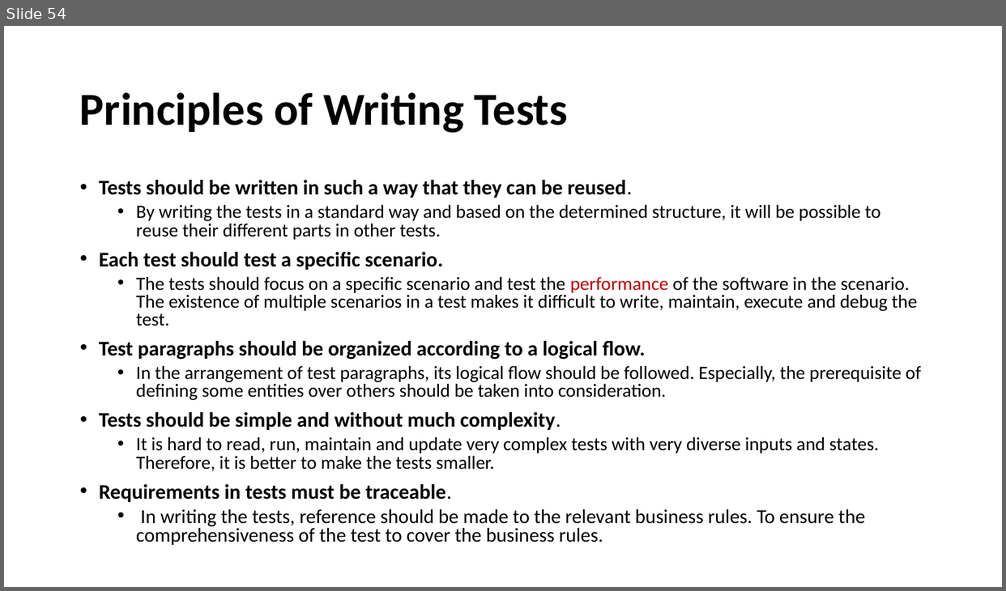
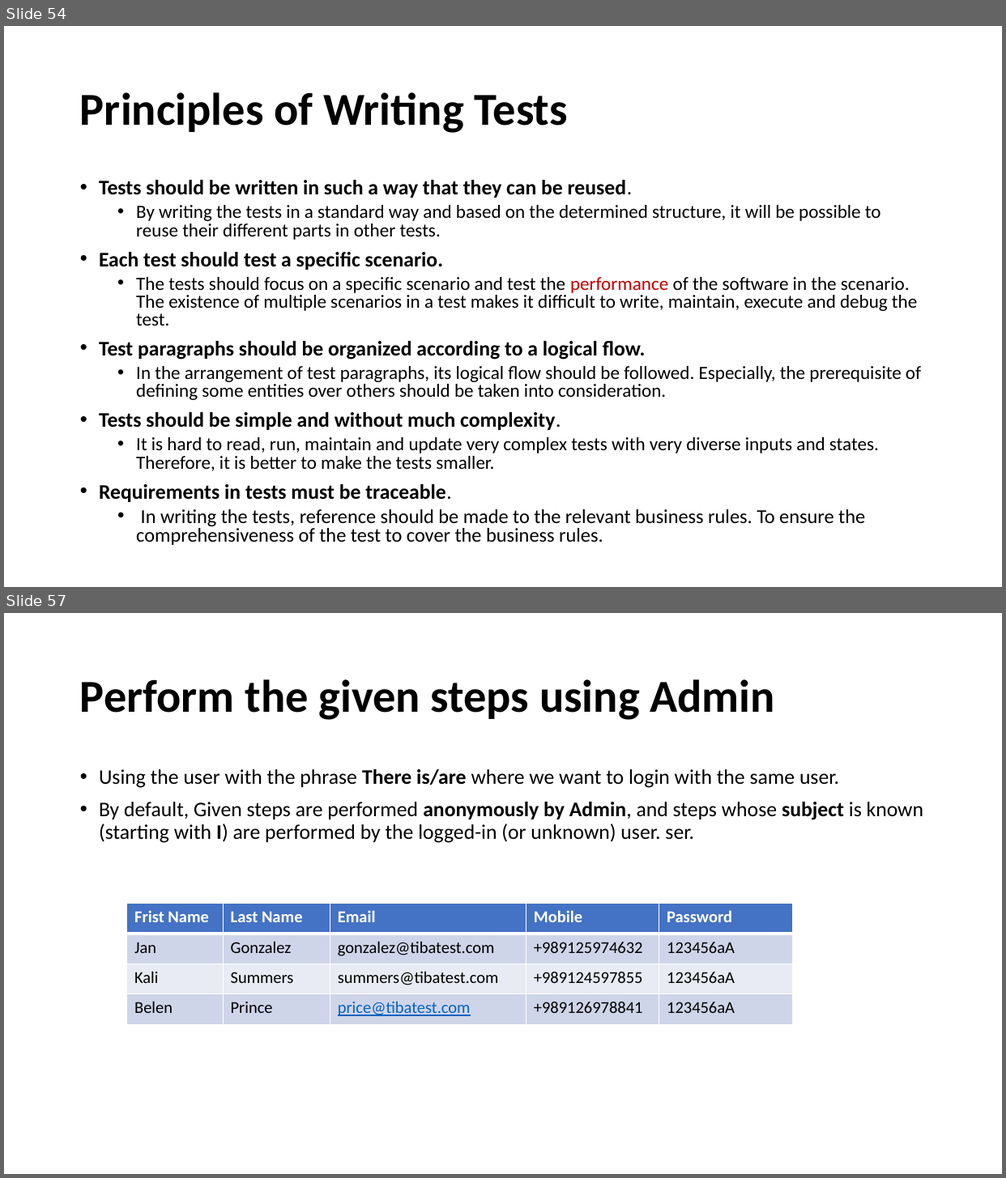
Before and after one commit to fmontazeri/Knowledeg, a slide deck: Gherkin.pptx. Shown one above the other, each under a label of ours: slide 54 before the commit, slides 54 and 57 after it; the slides between them are not shown. The pictures are 1006x591 and 1006x1178 pixels, drawn with LibreOffice and Linux fonts; fonts in the diff are those of the drawing. Boxes give left, top, right and bottom in pixels: in the first picture for what was removed or moved away, otherwise in the second. Text is boxed around its words. In the diff, an @@ line names an element or a change of style, - is before the commit and + after.

```diff
--- a/Gherkin.pptx
+++ b/Gherkin.pptx
@@ slide 57 added at <box>4,613,1002,1174</box>, background #FFFFFF @@
@@ title added at <box>80,679,775,720</box>, 44 pt, text #000000, bold @@
+Perform the given steps using Admin
@@ text added at <box>99,769,923,843</box>, 20 pt, text #000000 @@
+• Using the user with the phrase There is/are where we want to login with the same user.
+• By default, Given steps are performed anonymously by Admin, and steps whose subject is known (starting with I) are performed by the logged-in (or unknown) user. ser.
@@ table added at <box>127,904,792,1024</box>, 4 rows, 5 columns @@
+Frist Name | Last Name | Email | Mobile | Password
+Jan | Gonzalez | gonzalez@tibatest.com | +989125974632 | 123456aA
+Kali | Summers | summers@tibatest.com | +989124597855 | 123456aA
+Belen | Prince | price@tibatest.com | +989126978841 | 123456aA
```
Also in this commit, not shown: 4 slides changed, 7 other slides added.
